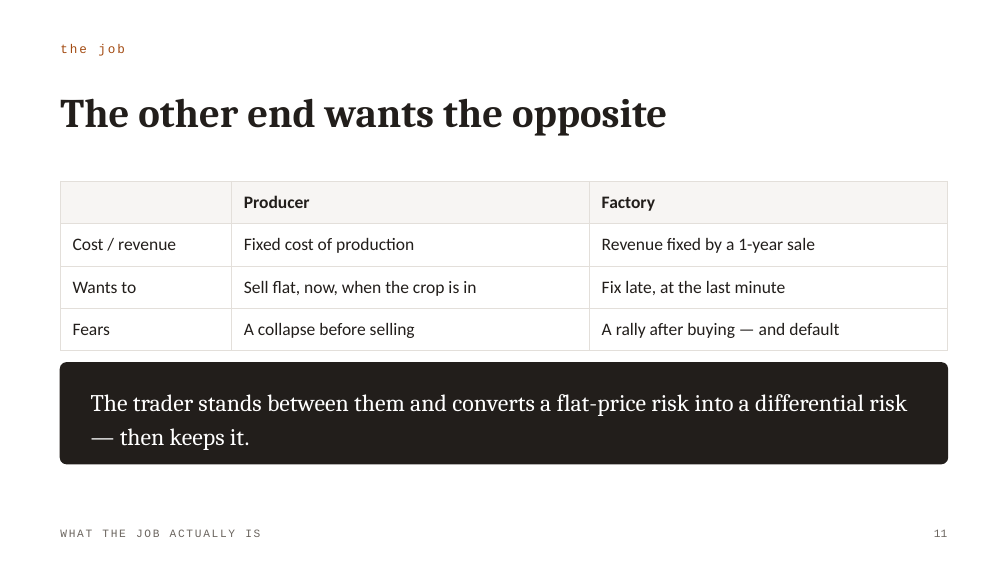
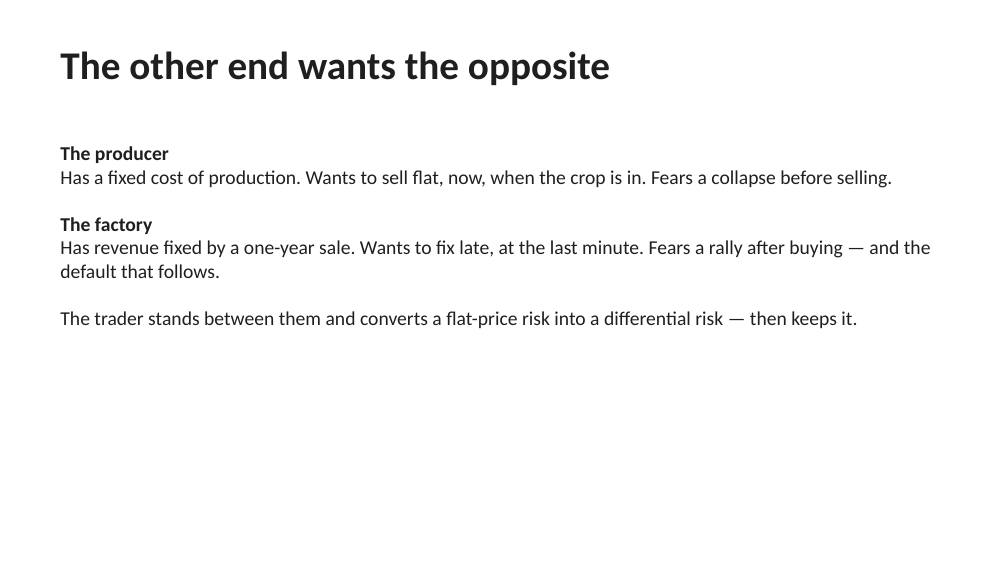
Before and after one commit to loic619/Commodity-trading-lecture, a slide deck: slide 12 of decks/Commodity-Trading-Module-1.pptx. Drawn at 1008x567 pixels with LibreOffice and Linux fonts; fonts in the diff are those of the drawing. Boxes give left, top, right and bottom in pixels: in the first picture for what was removed or moved away, otherwise in the second. Text is boxed around its words. In the diff, an @@ line names an element or a change of style, - is before the commit and + after.

```diff
--- a/decks/Commodity-Trading-Module-1.pptx
+++ b/decks/Commodity-Trading-Module-1.pptx
@@ text "The other end wants the ...": place and size @@
-text "The other end wants the ..." at (60, 98, 667, 136)
+text "The other end wants the ..." at (60, 51, 610, 85)
@@ text "The other end wants the ..." at (60, 51, 610, 85): size 29 to 28 pt, font Cambria to Calibri, text colour #221E1B to #1F1F1F; line spacing 32pt to 1; vertical alignment middle to top @@
@@ text removed at (60, 44, 125, 56) @@
-the job
@@ text added at (60, 146, 931, 328), 14 pt, text #1F1F1F @@
+The producer
+Has a fixed cost of production. Wants to sell flat, now, when the crop is in. Fears a collapse before selling.
+The factory
+Has revenue fixed by a one-year sale. Wants to fix late, at the last minute. Fears a rally after buying — and the default that follows.
+The trader stands between them and converts a flat-price risk into a differential risk — then keeps it.
@@ table removed at (60, 181, 948, 342), 4 rows, 3 columns @@
- | Producer | Factory
-Cost / revenue | Fixed cost of production | Revenue fixed by a 1-year sale
-Wants to | Sell flat, now, when the crop is in | Fix late, at the last minute
-Fears | A collapse before selling | A rally after buying — and default
@@ rounded rectangle removed at (60, 363, 948, 464) @@
@@ text removed at (91, 394, 907, 450) @@
-The trader stands between them and converts a flat-price risk into a differential risk — then keeps it.
@@ text removed at (60, 529, 260, 537) @@
-WHAT THE JOB ACTUALLY IS
@@ text removed at (934, 529, 947, 537) @@
-11
```
Also in this commit, not shown: 46 other slides changed, 6 other files.
